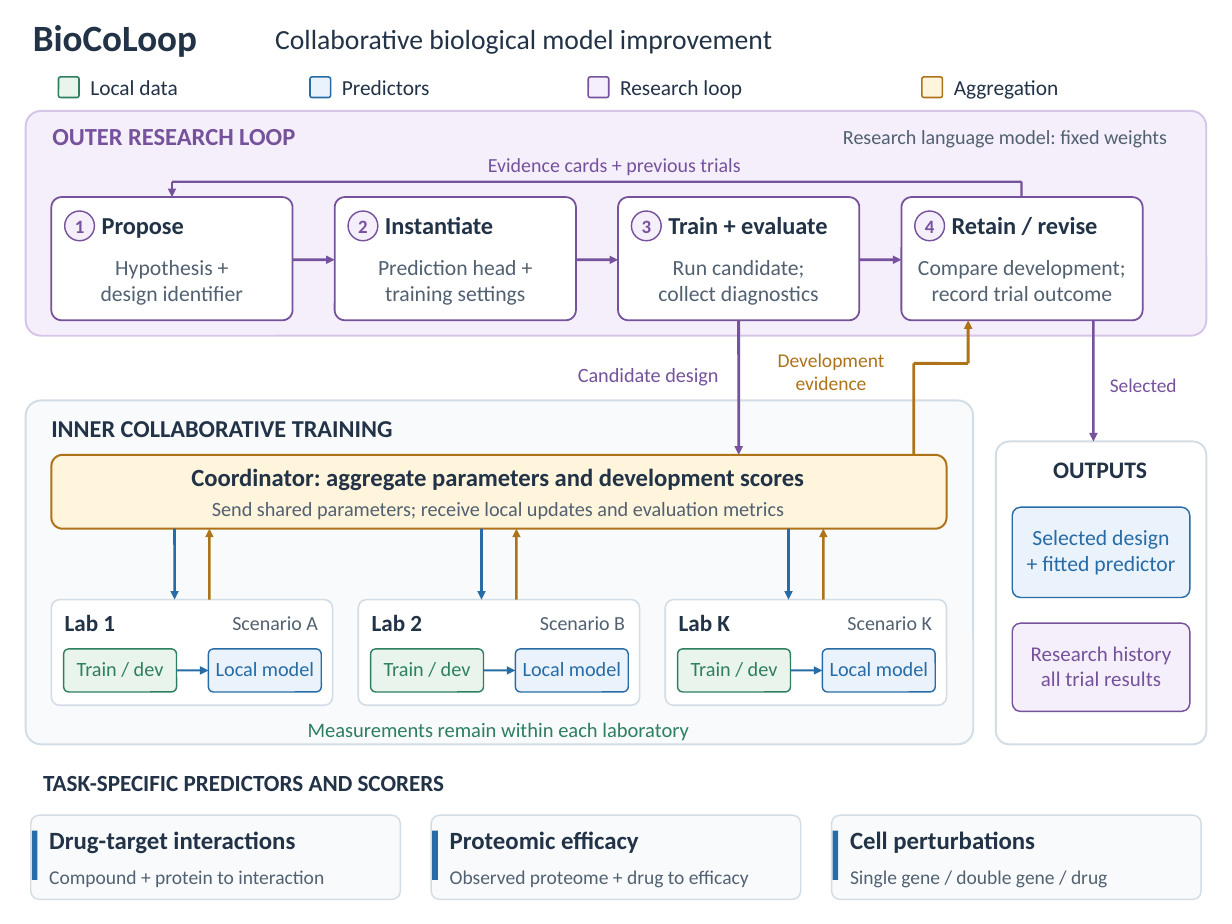
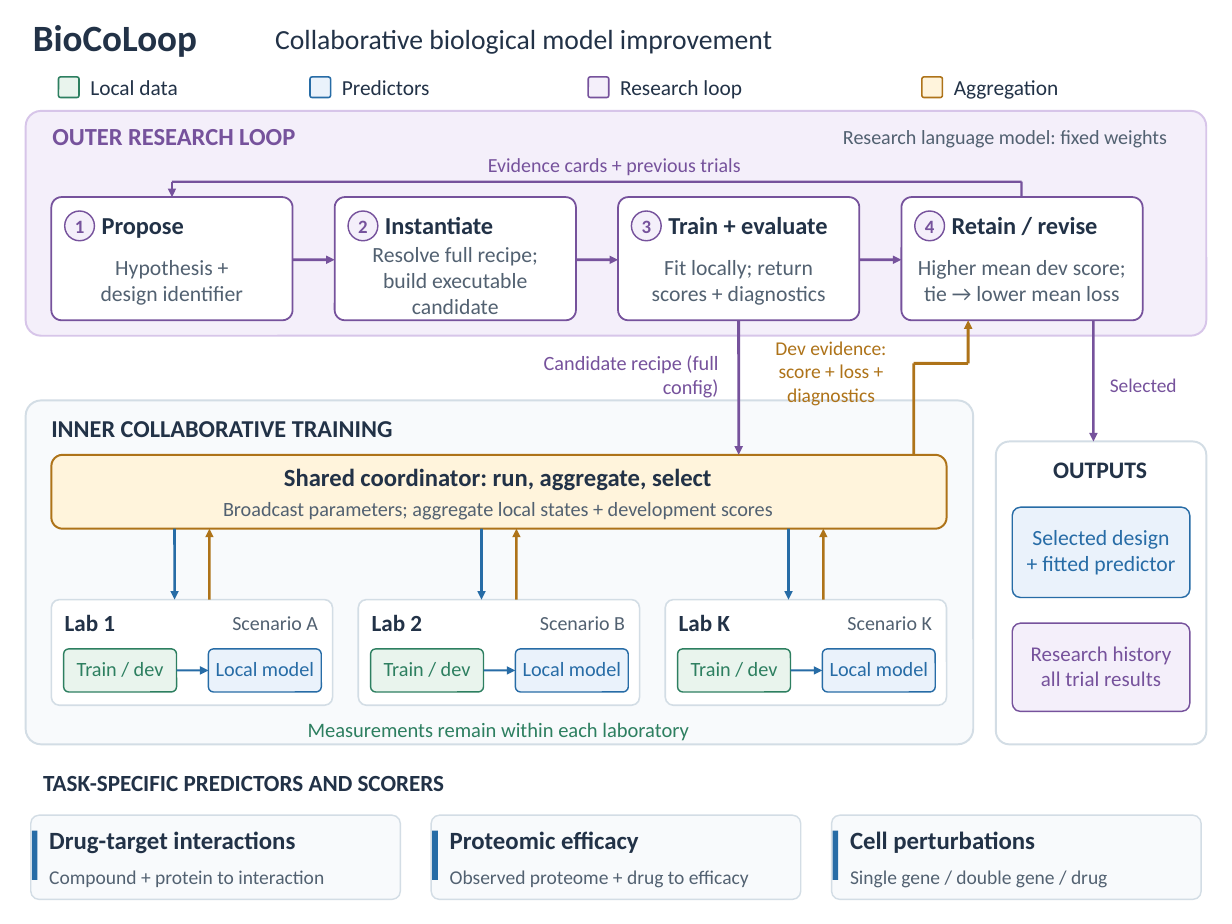
Before and after one commit to yukai2007/AI4AI4Cell, a slide deck: slide 1 of figures/biocoloop_framework_v2.pptx. Drawn at 1232x924 pixels with LibreOffice and Linux fonts; fonts in the diff are those of the drawing. Boxes give left, top, right and bottom in pixels: in the first picture for what was removed or moved away, otherwise in the second. Text is boxed around its words. In the diff, an @@ line names an element or a change of style, - is before the commit and + after.

```diff
--- a/figures/biocoloop_framework_v2.pptx
+++ b/figures/biocoloop_framework_v2.pptx
@@ text at (x1=372, y1=247, x2=538, y2=320): text changed @@
-Prediction head +
-training settings
+Resolve full recipe;
+build executable candidate
@@ text at (x1=652, y1=260, x2=826, y2=305): text changed @@
-Run candidate;
-collect diagnostics
+Fit locally; return
+scores + diagnostics
@@ text at (x1=918, y1=260, x2=1126, y2=301): text changed @@
-Compare development;
-record trial outcome
+Higher mean dev score;
+tie → lower mean loss
@@ text at (x1=544, y1=355, x2=719, y2=398): text changed @@
-Candidate design
+Candidate recipe (full config)
@@ text at (x1=775, y1=341, x2=886, y2=406): text changed @@
-Development
-evidence
+Dev evidence:
+score + loss + diagnostics
@@ text at (x1=284, y1=468, x2=711, y2=490): text changed @@
-Coordinator: aggregate parameters and development scores
+Shared coordinator: run, aggregate, select
@@ text at (x1=223, y1=502, x2=773, y2=520): text changed @@
-Send shared parameters; receive local updates and evaluation metrics
+Broadcast parameters; aggregate local states + development scores
```
Also in this commit, not shown: 33 other files.
